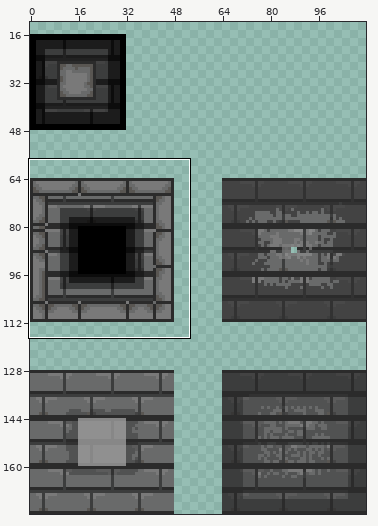
A sprite sheet gets an edit: Assets/Art/Sprites/Piso.png. The first picture is a wide view before the edit; the outline marks the close-up.
Close-up. Before:
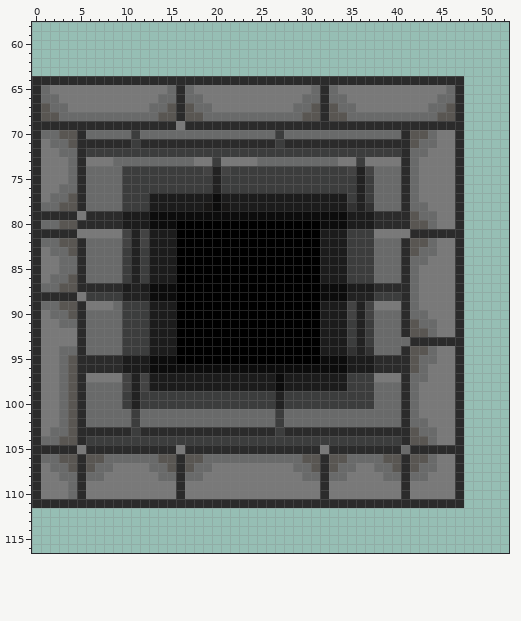
The file is 112x176 pixels. Colours within 5 levels of each other are drawn and written as one. Shown: x 0..52, y 58..116. The wide view leaves out empty margins.
New version:
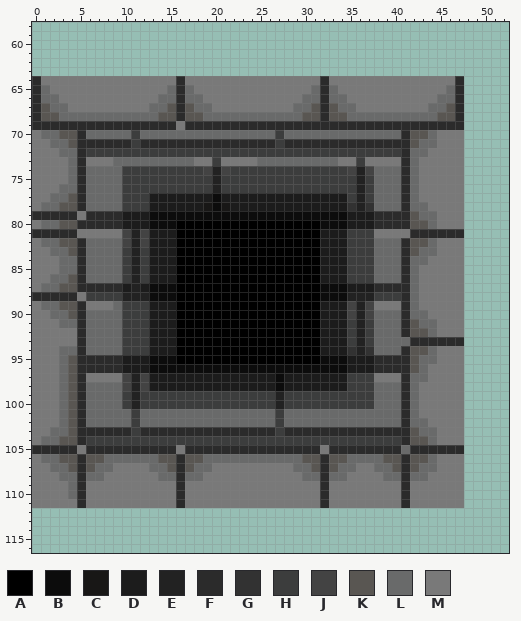
Palette (. is transparent): A #000000  B #0c0c0c  C #181716  D #1c1c1c  E #222222  F #2b2b2b  G #323232  H #3c3d3d  J #434343  K #595652  L #696a6a  M #797979
Changes in this commit:
y 64: x 1..15 FFFFFFFFFFFFFFF -> MMMMMMMMMMMMMMM; x 17..31 FFFFFFFFFFFFFFF -> MMMMMMMMMMMMMMM; x 33..46 FFFFFFFFFFFFFF -> MMMMMMMMMMMMMM
y 70..78: x 0 F -> M; x 47 F -> M
y 79: x 47 F -> M
y 80: x 0 F -> M; x 47 F -> M
y 82..87: x 0 F -> M; x 47 F -> M
y 88: x 47 F -> M
y 89..92: x 0 F -> M; x 47 F -> M
y 93: x 0 F -> M
y 94..104: x 0 F -> M; x 47 F -> M
y 106..110: x 0 F -> M; x 47 F -> M
y 111: x 0..4 FFFFF -> MMMMM; x 6..15 FFFFFFFFFF -> MMMMMMMMMM; x 17..31 FFFFFFFFFFFFFFF -> MMMMMMMMMMMMMMM; x 33..40 FFFFFFFF -> MMMMMMMM; x 42..47 FFFFFF -> MMMMMM
Changed places in both close-ups, as pixel boxes (x1, y1, x2, y2):
changed: (41, 76, 455, 85)
changed: (32, 130, 464, 508)
